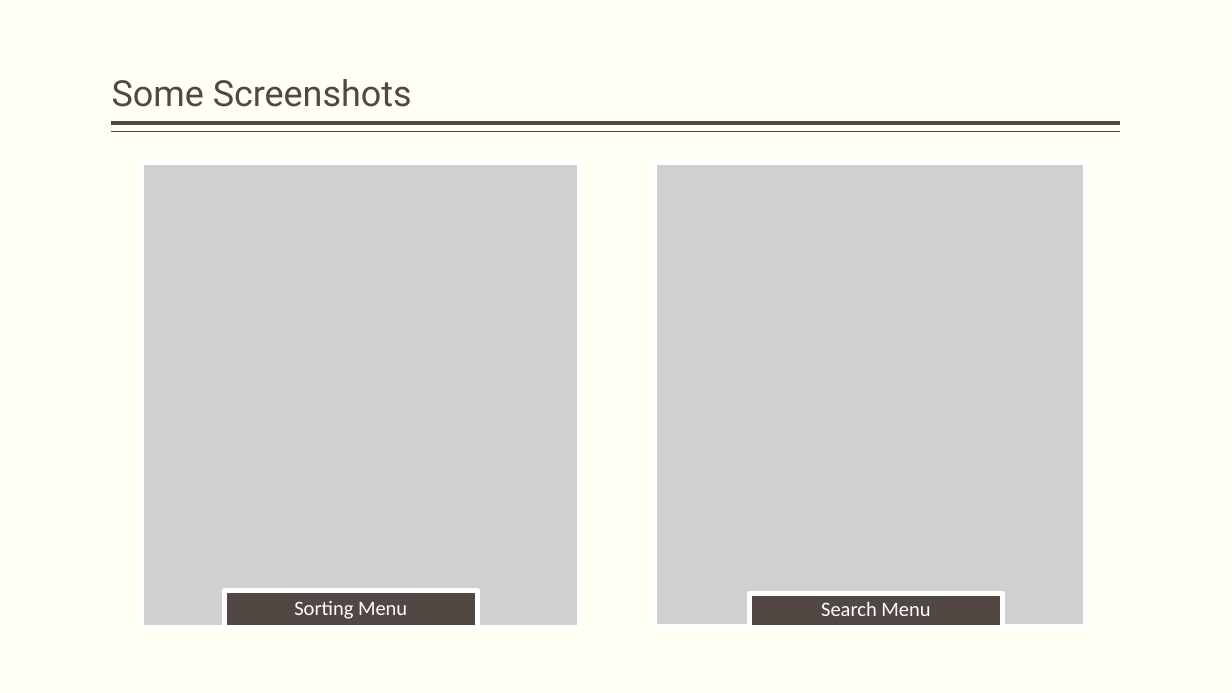
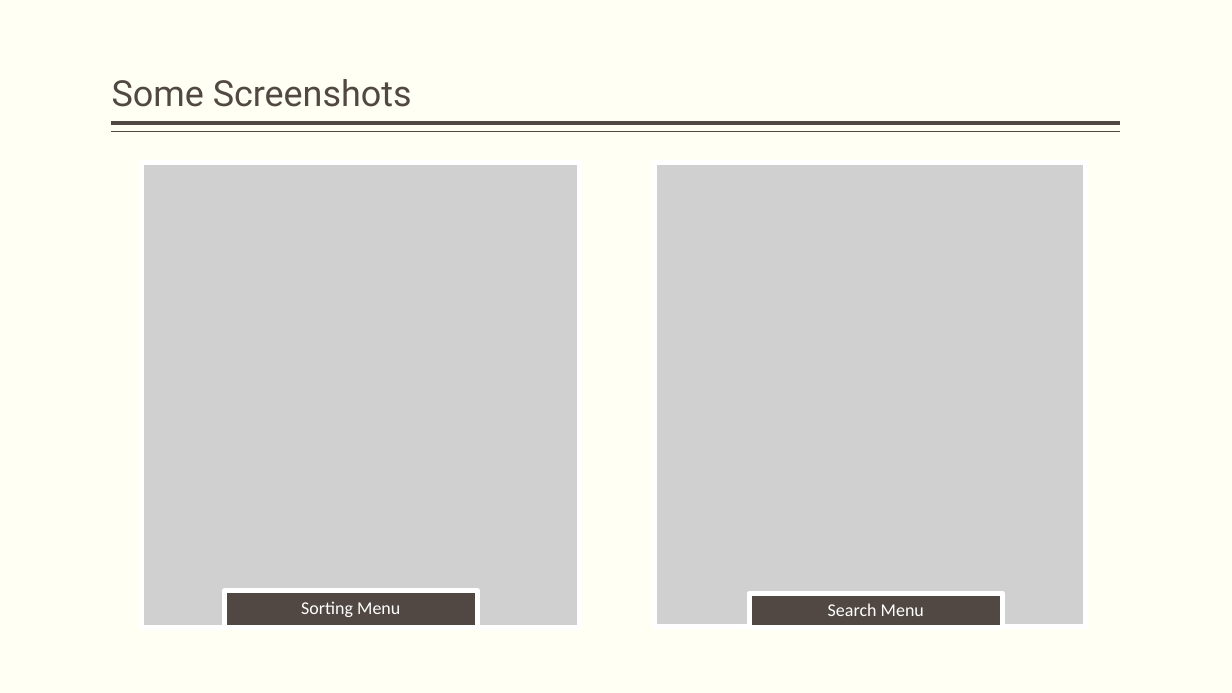
Before and after one commit to chiraqL/Library-Manager, a slide deck: slide 14 of E-Library.pptx. Drawn at 1232x693 pixels with LibreOffice and Linux fonts; fonts in the diff are those of the drawing; grey boxes stand for pictures. Boxes give left, top, right and bottom in pixels: in the first picture for what was removed or moved away, otherwise in the second. Text is boxed around its words. In the diff, an @@ line names an element or a change of style, - is before the commit and + after.

```diff
--- a/E-Library.pptx
+++ b/E-Library.pptx
@@ text "Sorting Menu" at <box>301,601,400,617</box>: size 16 to 14 pt @@
@@ text "Search Menu" at <box>828,603,924,616</box>: size 16 to 14 pt @@
```
Also in this commit, not shown: 1 other slide changed.
